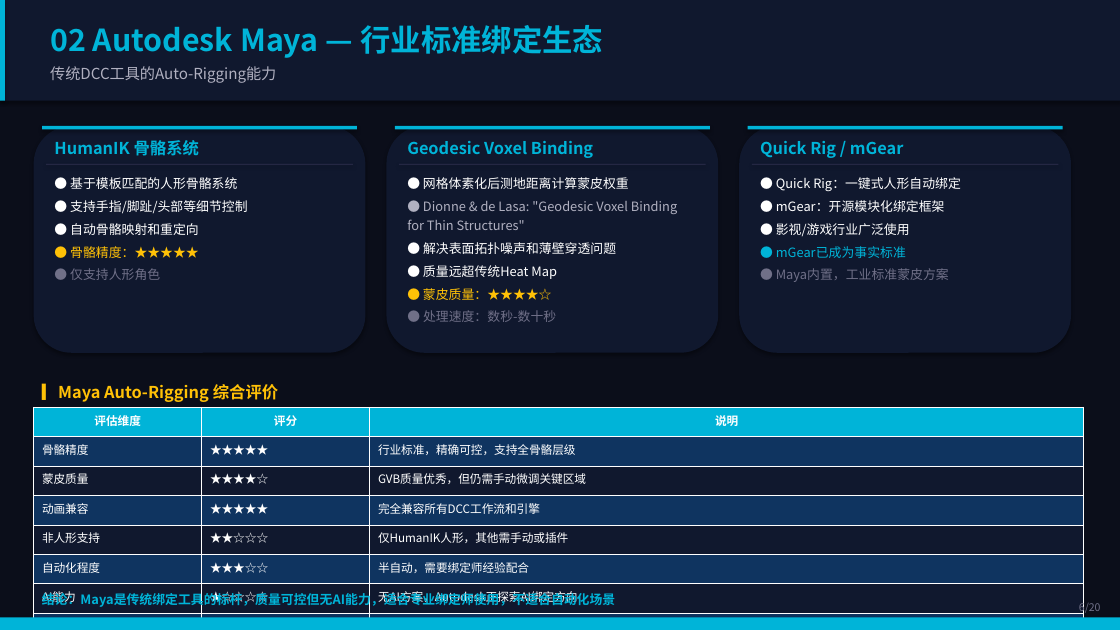
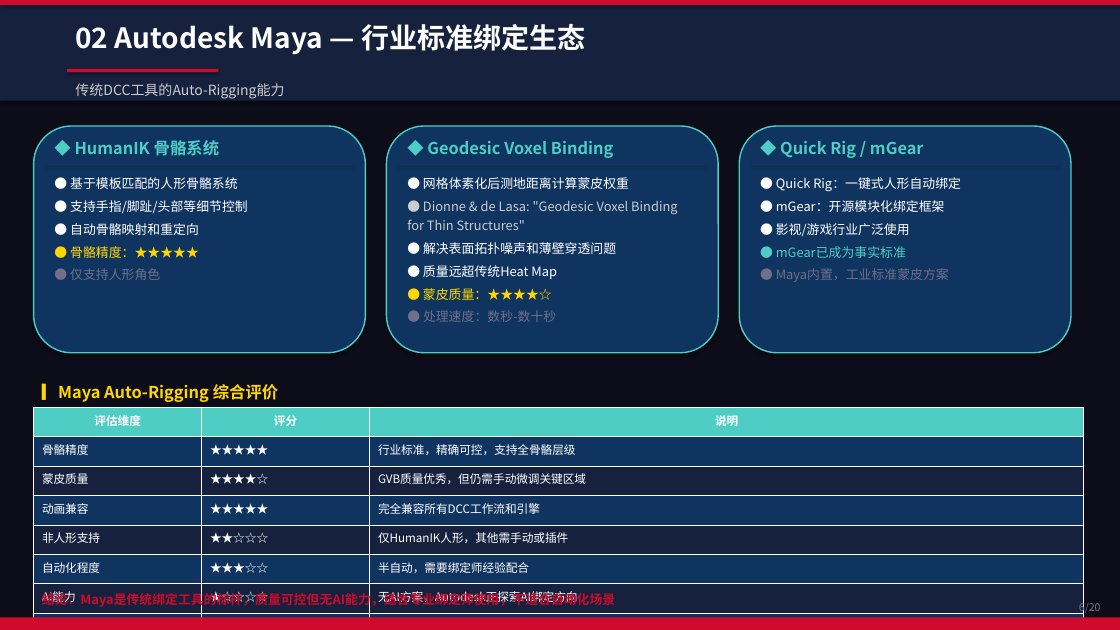
Before and after one commit to xhyha/insight, a slide deck: slide 6 of Auto-Rigging-Insight-Report.pptx. Drawn at 1120x630 pixels with LibreOffice and Linux fonts; fonts in the diff are those of the drawing. Boxes give left, top, right and bottom in pixels: in the first picture for what was removed or moved away, otherwise in the second. Text is boxed around its words. In the diff, an @@ line names an element or a change of style, - is before the commit and + after.

Commit message:
Update Auto-Rigging Report - Huawei visual style (v3)

```diff
--- a/Auto-Rigging-Insight-Report.pptx
+++ b/Auto-Rigging-Insight-Report.pptx
@@ background #0B0E1A to #0D0D1A @@
@@ rectangle at bbox=[0, 0, 1120, 101]: fill #10182E to #16213E @@
@@ rectangle removed at bbox=[0, 0, 5, 101] @@
@@ rectangle added at bbox=[0, 0, 1120, 5], fill #CF0A2C @@
@@ text "02 Autodesk Maya — 行业标准绑定生态": place and size @@
-text "02 Autodesk Maya — 行业标准绑定生态" at bbox=[50, 25, 603, 58]
+text "02 Autodesk Maya — 行业标准绑定生态" at bbox=[75, 24, 585, 55]
@@ text "02 Autodesk Maya — 行业标准绑定生态" at bbox=[75, 24, 585, 55]: size 26 to 24 pt, text colour #00B4D8 to #FFFFFF @@
@@ text "传统DCC工具的Auto-Rigging能力": place and size @@
-text "传统DCC工具的Auto-Rigging能力" at bbox=[50, 66, 276, 83]
+text "传统DCC工具的Auto-Rigging能力" at bbox=[75, 83, 284, 99]
@@ text "传统DCC工具的Auto-Rigging能力" at bbox=[75, 83, 284, 99]: size 13 to 12 pt, text colour #B0B0C0 to #CCCCCC @@
@@ rectangle added at bbox=[67, 69, 218, 72], fill #CF0A2C @@
@@ rectangle removed at bbox=[42, 126, 357, 129] @@
@@ text at bbox=[75, 140, 219, 156]: text changed; text colour #00B4D8 to #4ECDC4 @@
-HumanIK 骨骼系统
+◆ HumanIK 骨骼系统
@@ rectangle removed at bbox=[395, 126, 710, 129] @@
@@ text at bbox=[427, 141, 613, 158]: text changed; text colour #00B4D8 to #4ECDC4 @@
-Geodesic Voxel Binding
+◆ Geodesic Voxel Binding
@@ fill #10182E to #0F3460; outline none to #4ECDC4 1.2 pt in 3 elements at bbox=[34, 126, 365, 353], bbox=[386, 126, 718, 353], bbox=[739, 126, 1071, 353] @@
@@ rectangle removed at bbox=[748, 126, 1063, 129] @@
@@ text at bbox=[780, 141, 924, 158]: text changed; text colour #00B4D8 to #4ECDC4 @@
-Quick Rig / mGear
+◆ Quick Rig / mGear
@@ text at bbox=[407, 201, 677, 300]: text colour #B0B0C0 to #CCCCCC in "● Dionne & de Lasa: "Geodesic Voxel ..."; text colour #FFC107 to #FFD700 in "● 蒙皮质量：★★★★☆" @@
@@ text at bbox=[70, 246, 199, 258]: text colour #FFC107 to #FFD700 in "● 骨骼精度：★★★★★" @@
@@ text at bbox=[776, 246, 906, 258]: text colour #00B4D8 to #4ECDC4 in "● mGear已成为事实标准" @@
@@ text "▎Maya Auto-Rigging 综合评价" at bbox=[42, 383, 278, 402]: text colour #FFC107 to #FFD700 @@
@@ table at bbox=[34, 408, 1084, 630] @@
@@ fill #00B4D8 to #4ECDC4 in row 1 @@
@@ fill #10182E to #16213E in 9 cells @@
@@ text "结论：Maya是传统绑定工具的标杆，质量可控但无AI能力，适合专业绑定师使用，不适合自动化场景" at bbox=[42, 591, 615, 609]: text colour #00B4D8 to #CF0A2C @@
@@ rectangle at bbox=[0, 618, 1120, 630]: fill #00B4D8 to #CF0A2C @@
```
Also in this commit, not shown: 19 other slides changed.
